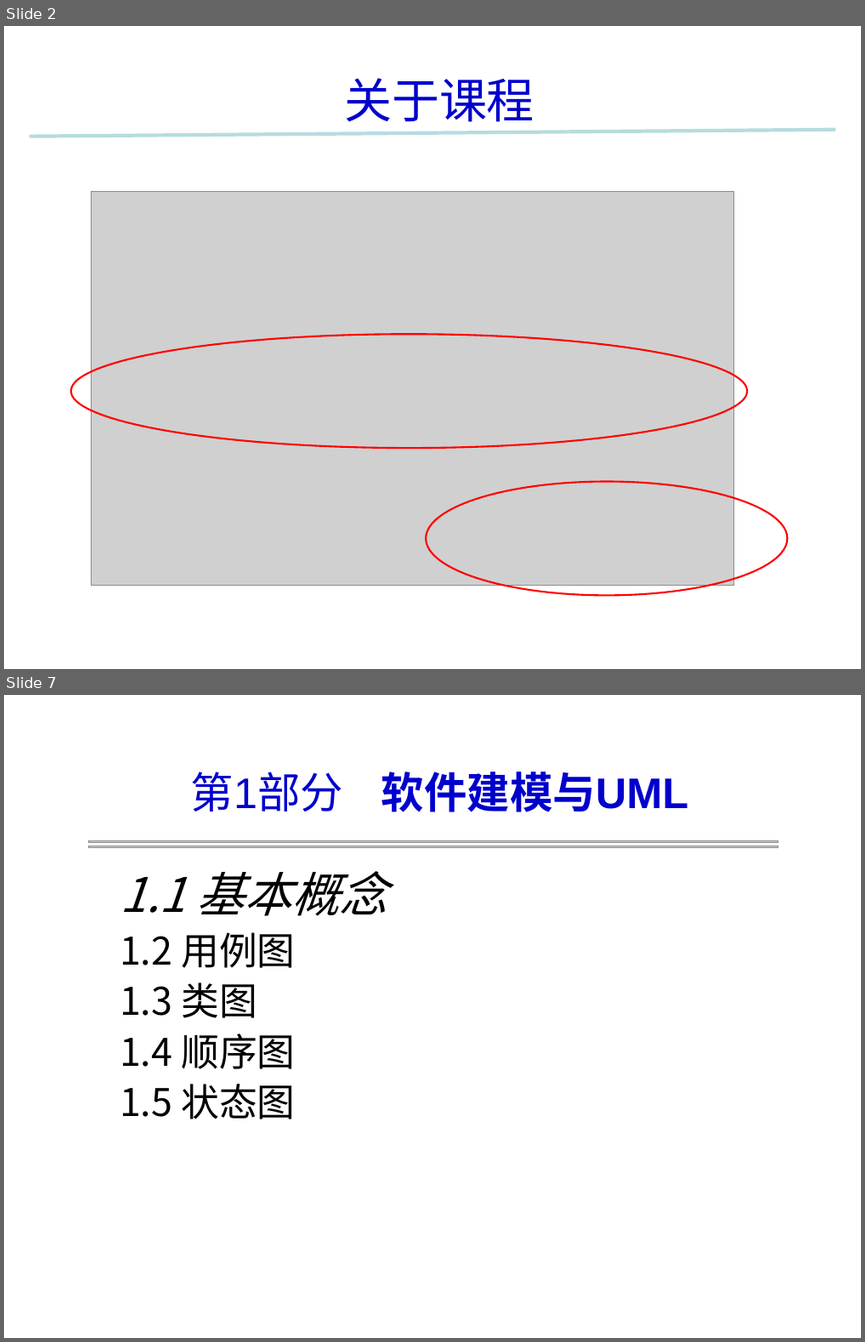
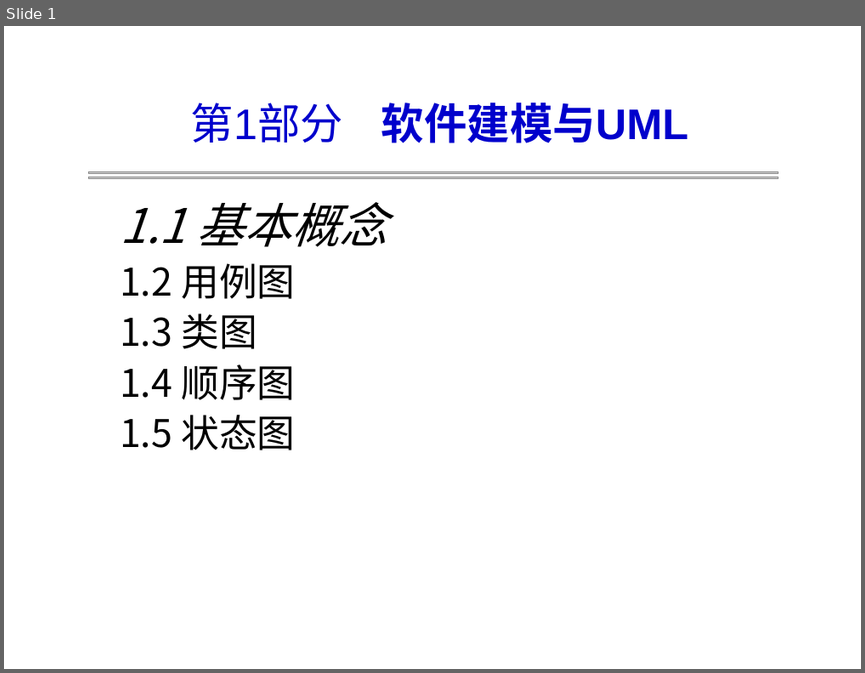
Before and after one commit to Zhangyucong0210/UML_DataBase, a slide deck: PPT/1.1UML基础.ppt. Shown one above the other, each under a label of ours: slides 2 and 7 before the commit, slide 1 after it; the slides between them are not shown. The pictures are 865x1342 and 865x673 pixels, drawn with LibreOffice and Linux fonts; fonts in the diff are those of the drawing; grey boxes stand for pictures. Boxes give left, top, right and bottom in pixels: in the first picture for what was removed or moved away, otherwise in the second. Text is boxed around its words. In the diff, an @@ line names an element or a change of style, - is before the commit and + after.

```diff
--- a/PPT/1.1UML基础.ppt
+++ b/PPT/1.1UML基础.ppt
@@ slide 2 removed at (x1=4, y1=26, x2=861, y2=669), background #FFFFFF @@
@@ title removed at (x1=344, y1=78, x2=534, y2=122) @@
-关于课程
@@ line removed from (30, 136) to (834, 130) @@
@@ picture removed at (x1=92, y1=192, x2=734, y2=584) @@
@@ ellipse removed at (x1=71, y1=334, x2=747, y2=448) @@
@@ ellipse removed at (x1=426, y1=481, x2=787, y2=595) @@
@@ what was slide 7 is now slide 1 @@
```
Also in this commit, not shown: 9 slides changed, 7 other slides removed, 31 other files.
